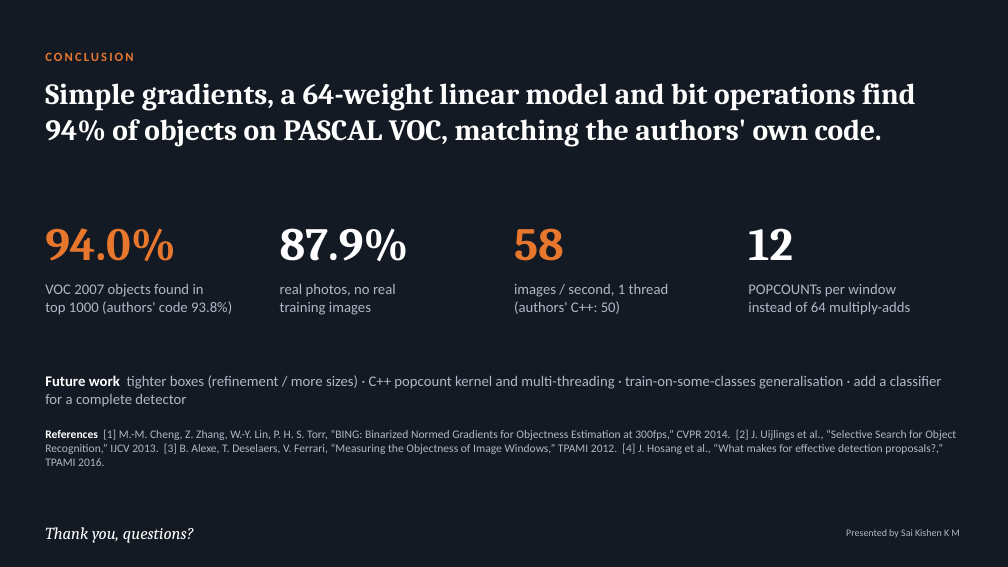
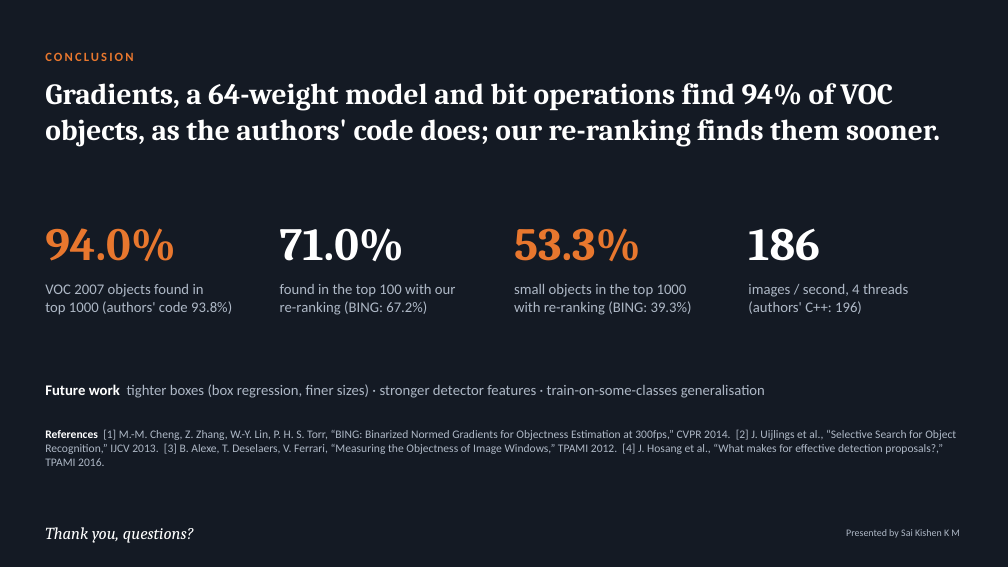
Before and after one commit to hari18305/cvprojectg10, a slide deck: slide 15 of presentation/BING_Objectness_Group10.pptx (slide 12 before the commit). Drawn at 1008x567 pixels with LibreOffice and Linux fonts; fonts in the diff are those of the drawing. Boxes give left, top, right and bottom in pixels: in the first picture for what was removed or moved away, otherwise in the second. Text is boxed around its words. In the diff, an @@ line names an element or a change of style, - is before the commit and + after.

```diff
--- a/presentation/BING_Objectness_Group10.pptx
+++ b/presentation/BING_Objectness_Group10.pptx
@@ text at <box>45,83,940,146</box>: text changed @@
-Simple gradients, a 64-weight linear model and bit operations find 94% of objects on PASCAL VOC, matching the authors' own code.
+Gradients, a 64-weight model and bit operations find 94% of VOC objects, as the authors' code does; our re-ranking finds them sooner.
@@ text at <box>280,228,404,261</box>: text changed @@
-87.9%
+71.0%
@@ text at <box>514,228,641,261</box>: text changed @@
-58
+53.3%
@@ text at <box>748,228,820,261</box>: text changed @@
-12
+186
@@ text at <box>280,284,456,315</box>: text changed @@
-real photos, no real
-training images
+found in the top 100 with our
+re-ranking (BING: 67.2%)
@@ text at <box>514,284,692,315</box>: text changed @@
-images / second, 1 thread
-(authors' C++: 50)
+small objects in the top 1000
+with re-ranking (BING: 39.3%)
@@ text at <box>748,284,908,314</box>: text changed @@
-POPCOUNTs per window
-instead of 64 multiply-adds
+images / second, 4 threads
+(authors' C++: 196)
@@ text at <box>45,384,765,398</box>: text changed @@
-Future work tighter boxes (refinement / more sizes) · C++ popcount kernel and multi-threading · train-on-some-classes generalisation · add a classifier for a complete detector
+Future work tighter boxes (box regression, finer sizes) · stronger detector features · train-on-some-classes generalisation
```
Also in this commit, not shown: 8 other slides changed, 3 slides added, 26 other files.
